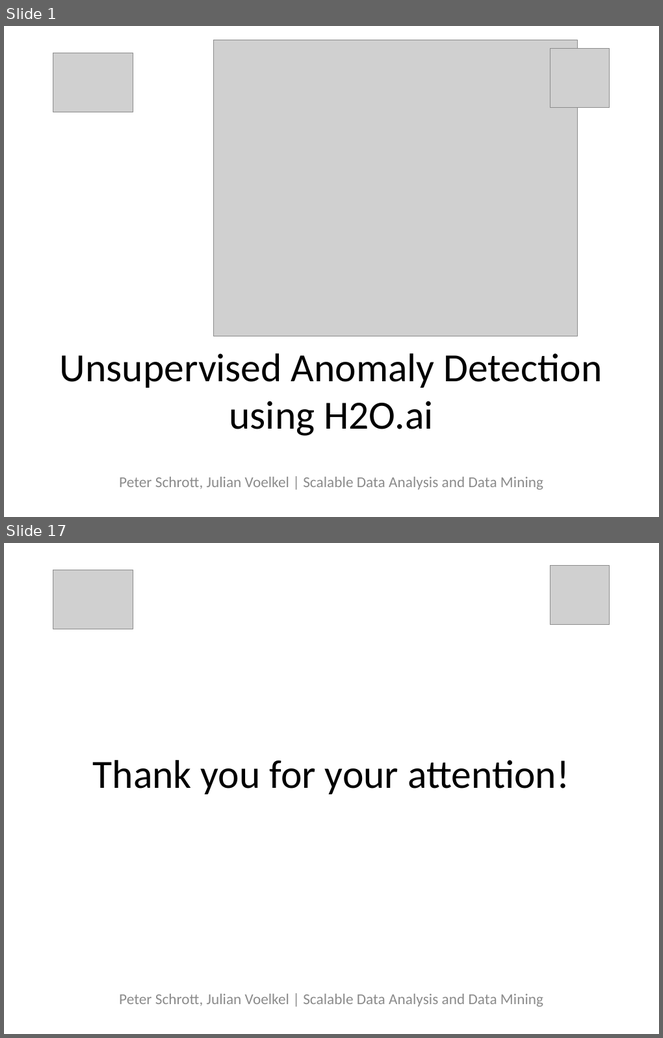
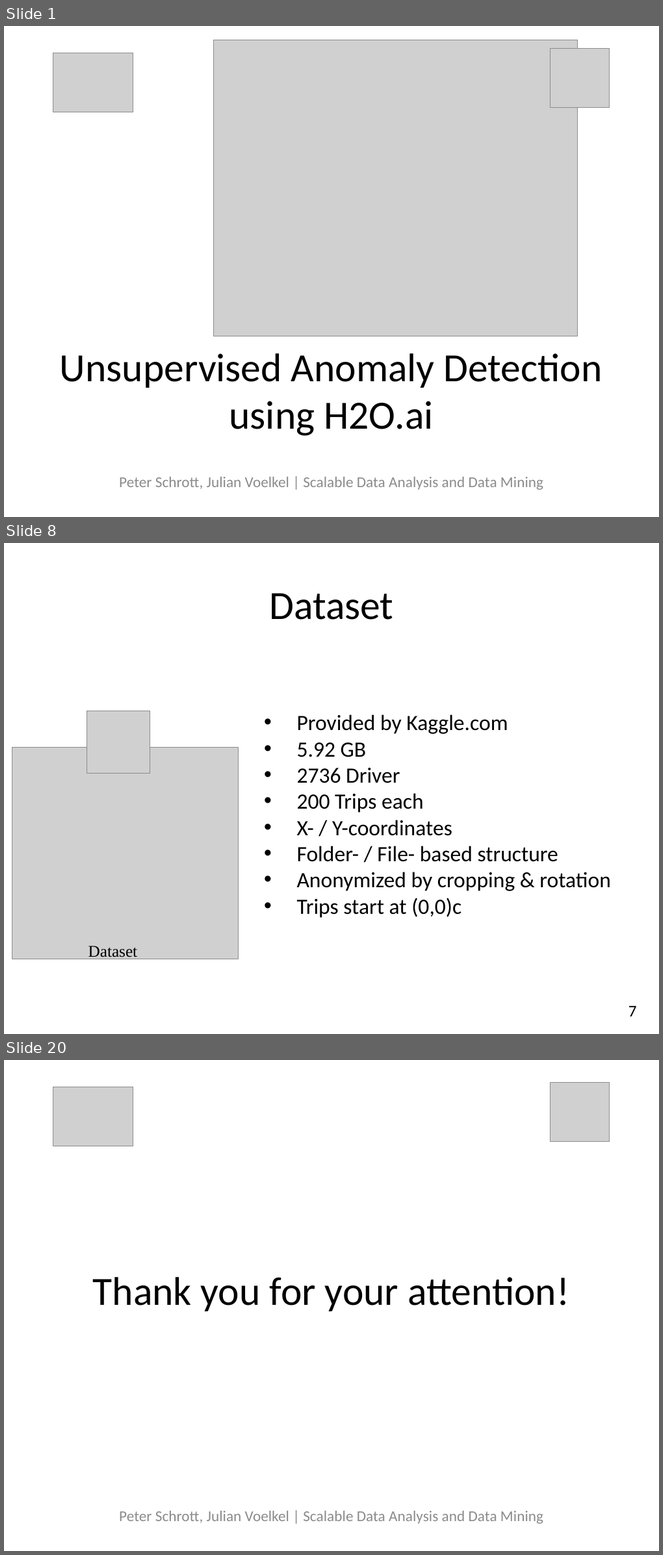
Before and after one commit to peterschrott/axa-driver-telematics, a slide deck: report/02-presentation/presentation.pptx. Shown one above the other, each under a label of ours: slides 1 and 17 before the commit, slides 1, 8 and 20 after it; the slides between them are not shown. The pictures are 663x1038 and 663x1555 pixels, drawn with LibreOffice and Linux fonts; fonts in the diff are those of the drawing; grey boxes stand for pictures. Boxes give left, top, right and bottom in pixels: in the first picture for what was removed or moved away, otherwise in the second. Text is boxed around its words. In the diff, an @@ line names an element or a change of style, - is before the commit and + after.

```diff
--- a/report/02-presentation/presentation.pptx
+++ b/report/02-presentation/presentation.pptx
@@ slide 8 added at box(4, 543, 659, 1034), background #FFFFFF @@
@@ title added at box(269, 593, 393, 620), 44 pt, text #000000 @@
+Dataset
@@ picture added at box(87, 711, 150, 774) @@
@@ text added at box(297, 715, 611, 918), 24 pt, text #000000 @@
+• Provided by Kaggle.com
+• 5.92 GB
+• 2736 Driver
+• 200 Trips each
+• X- / Y-coordinates
+• Folder- / File- based structure
+• Anonymized by cropping & rotation
+• Trips start at (0,0)c
@@ picture added at box(12, 747, 239, 959) @@
@@ text added at box(88, 946, 137, 961), 18 pt, text #000000 @@
+Dataset
@@ text added at box(629, 1006, 637, 1017), 18 pt, text #000000 @@
+7
@@ what was slide 17 is now slide 20 @@
```
Also in this commit, not shown: 16 slides changed, 2 other slides added, 2 other files.
